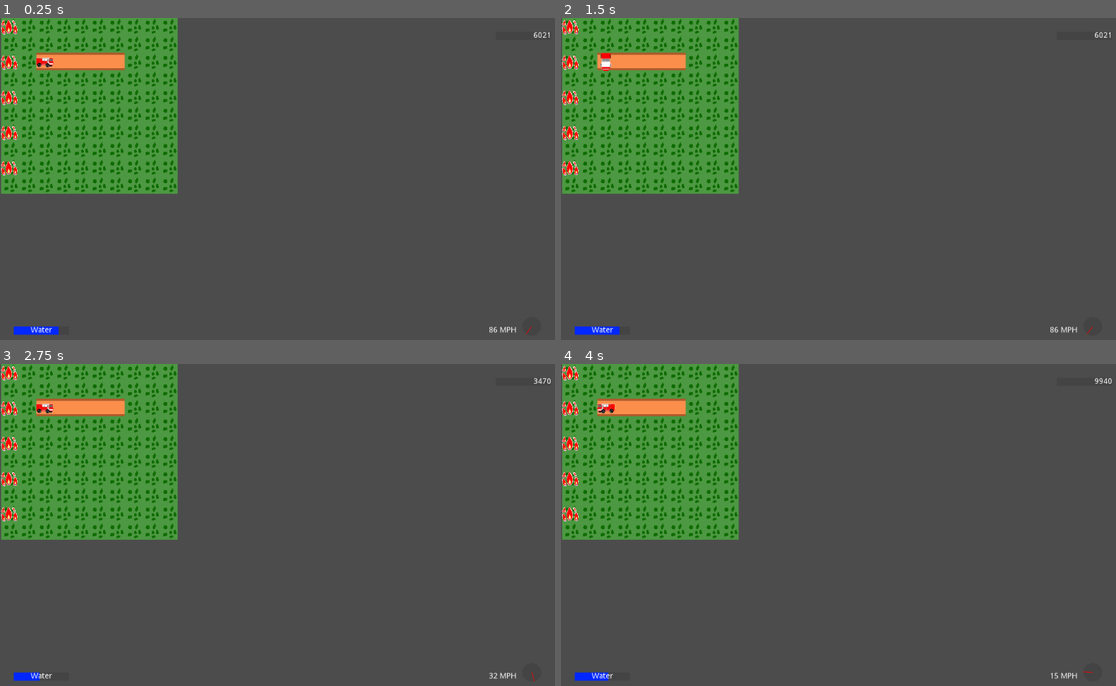
Above: before the commit, frames 1-4 (two rows, left to right).
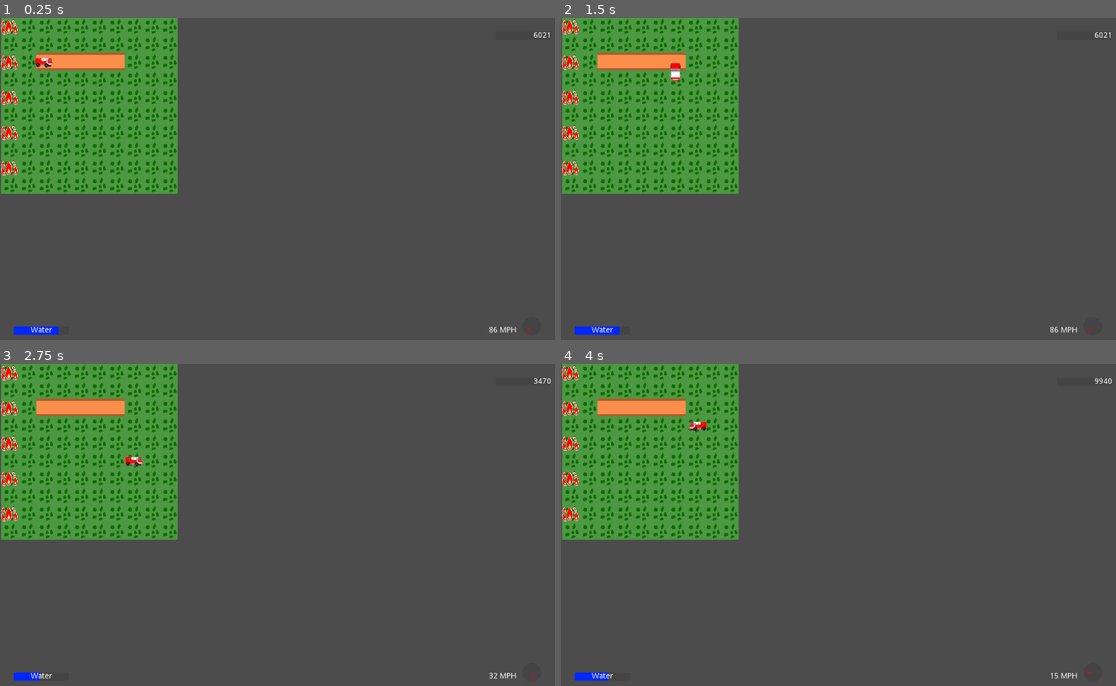
Above: after the commit, the same moments.

Repository: ConsoleCowboysInCyberspace/inferno
Game: Godot game, scene res://main_level.tscn
Two runs of this game, one before a commit and one after it. Both use one fixed random seed, a clock stepped at 60 frames per second and the inputs below.
Inputs:
- Up to frame 1 (0.25 s): no input
- Up to frame 2 (1.5 s): tap Enter at 0.5 s; hold D (truck_right) 0.53-1.28 s; hold S (truck_down) from 1.28 s (still down)
- Up to frame 3 (2.75 s): release S (truck_down) at 2.03 s; hold D (truck_right) from 2.03 s (still down)
- Up to frame 4 (4 s): tap Space at 2.75 s; release D (truck_right) at 2.78 s; hold W (truck_up) 2.78-3.53 s; hold A (truck_left) from 3.53 s (still down)

The runs differ from the first frame. In frame 1, less than 0.1% of the frame differs, in the area x 6-10%, y 12-16%; in frame 2, 0.2%, in the area x 6-22%, y 10-20%; in frame 3, 0.2%; in frame 4, 0.2%.
Error before the commit: Parse Error: Expected indented block after "for". (res://scripts/main_level.gd:89)

Commit message:
another posterity push before branching

Diff:
--- a/scripts/TruckScript.gd
+++ b/scripts/TruckScript.gd
@@ -3,9 +3,9 @@
 const maxVelocity = 100
 
 export var squareSize : int
-var movingDir = Vector2.ZERO
+var movingDir = Vector2.ZERO # Unit vector
 var velocity = 0
-var tilePos = Vector2.ZERO
+var tilePos = Vector2.ZERO # Position of the truck in tile grid coordinates
 var targetPos = null
 
 
@@ -41,7 +41,7 @@
 		var moveCost = controller.tileMoveCost(tilePos + movingDir)
 
 		if moveCost == -1:
-			print("Can't move there")
+			prints("Can't move there", tilePos + movingDir)
 			movingDir = Vector2.ZERO
 		else:
 			targetPos = controller.tileToWorld(tilePos + movingDir)
--- a/scripts/main_level.gd
+++ b/scripts/main_level.gd
@@ -1,18 +1,19 @@
 extends Node2D
 
 var cellSize = 32
-export var size: Vector2 = Vector2(50, 50) #The size of the game grid
+export var size: Vector2 = Vector2(10, 10) #The size of the game grid
 var tiles: Array = [] # 2d array, [y][x]
 onready var worldMap: TileMap = get_node("worldMap") #TileMap node which we are using to render
 onready var fireMap: TileMap = get_node("fireMap") #TileMap of the fire that will be drawn over the world
 onready var truck = get_node("Fire Truck")
 var fireSpreadTime = 1 #timeInSeconds
+var timeUntilNextFireSpread = fireSpreadTime
 
 # Returns -1 for non-traversable tiles and out of bounds positions
 # Otherwise, returns the movementCost of the tile at the given position
 # Param: pos - Vector2 - a position on the tile grid to be checked
 func tileMoveCost(pos):
-	if tileInbounds(pos): # are we out of the grid?
+	if !tileInbounds(pos): # are we out of the grid?
 		return -1
 	else:
 		return tiles[pos.y][pos.x].movementCost
@@ -61,7 +62,7 @@
 			var pos = Vector2(x,y)
 			var tile = getInternalTile(worldMap, pos, worldTileSetNameMap)
 			if fireMap.get_cellv(pos) != -1:
-				tile.fireLevel = 100 #todo set this to max
+				tile.fireLevel = 100 #--------------------------todo set this to max
 			row.append(tile)
 		tiles.append(row)
 	truck.customInit()
@@ -76,13 +77,27 @@
 			row.append(fireStats)
 			nextFireLevelsArr.append(row)
 
+
+
 	for y in range(size.y):
 		for x in range(size.x):
+			tiles[y][x].fireLevel = nextFireLevelsArr[y][x][0]
+			tiles[y][x].fireResistance = nextFireLevelsArr[y][x][1]
 
+func fireSpreadHelperSchemeOne(nextFireLevelsArr, y, x):
+	var fireResistance = tiles[y][x].fireResistance
+	var fireLevel = tiles[y][x].fireLevel
 
+func updateTiles():
+	pass
 # Called every frame. 'delta' is the elapsed time since the previous frame.
-#func _process(delta):
-#	pass
+func _process(delta):
+	if timeUntilNextFireSpread <= 0:
+		fireSpread()
+		updateTiles()
+		timeUntilNextFireSpread = fireSpreadTime
+	else:
+		timeUntilNextFireSpread -= delta
 
 #func _physics_process(delta):
 #	pass
